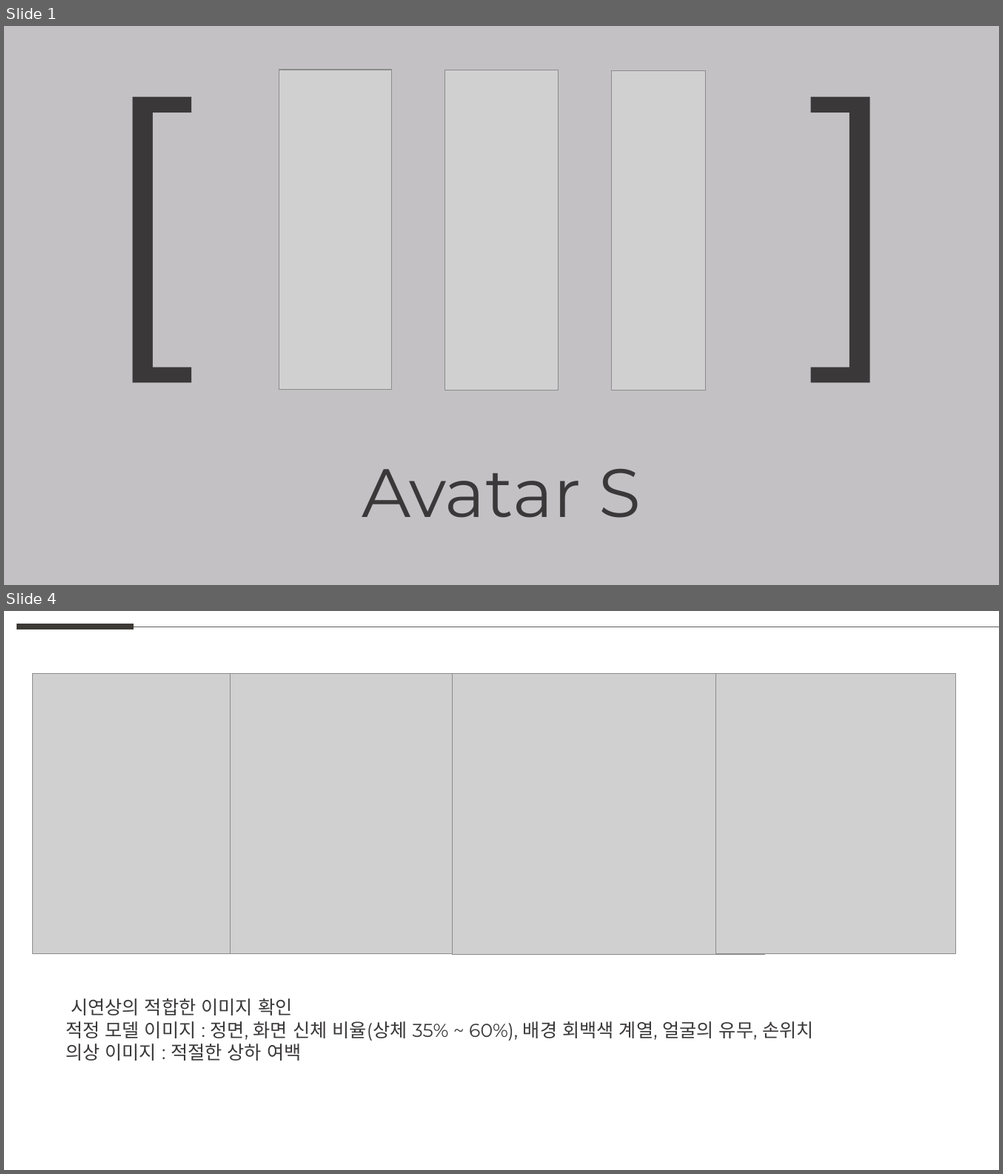
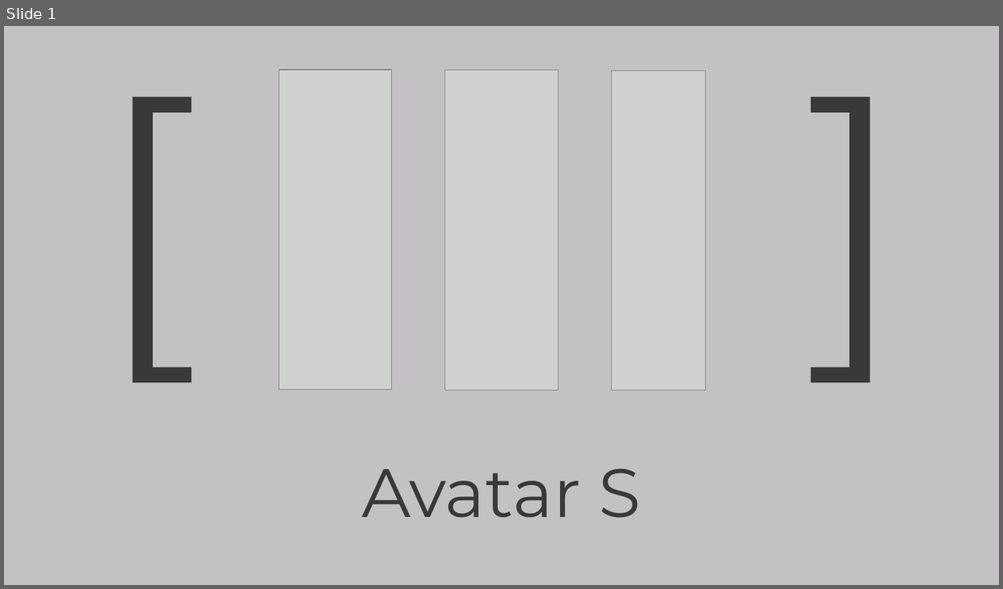
Before and after one commit to weaknessHero/Project_AvatarS, a slide deck: 발표자료/업데이트/LJHPPT.pptx. Shown one above the other, each under a label of ours: slides 1 and 4 before the commit, slide 1 after it; the slides between them are not shown. The pictures are 1003x1174 and 1003x589 pixels, drawn with LibreOffice and Linux fonts; fonts in the diff are those of the drawing; grey boxes stand for pictures. Boxes give left, top, right and bottom in pixels: in the first picture for what was removed or moved away, otherwise in the second. Text is boxed around its words. In the diff, an @@ line names an element or a change of style, - is before the commit and + after.

```diff
--- a/발표자료/업데이트/LJHPPT.pptx
+++ b/발표자료/업데이트/LJHPPT.pptx
@@ slide 4 removed at bbox=[4, 611, 999, 1170], background #FFFFFF @@
@@ line removed from (17, 627) to (134, 627) @@
@@ line removed from (134, 627) to (999, 627) @@
@@ picture removed at bbox=[32, 674, 247, 954] @@
@@ picture removed at bbox=[230, 674, 470, 954] @@
@@ picture removed at bbox=[452, 674, 764, 955] @@
@@ picture removed at bbox=[716, 674, 956, 954] @@
@@ text removed at bbox=[65, 999, 814, 1061] @@
-시연상의 적합한 이미지 확인
-적정 모델 이미지 : 정면, 화면 신체 비율(상체 35% ~ 60%), 배경 회백색 계열, 얼굴의 유무, 손위치
-의상 이미지 : 적절한 상하 여백
```
Also in this commit, not shown: 3 slides added, 4 other slides removed.
